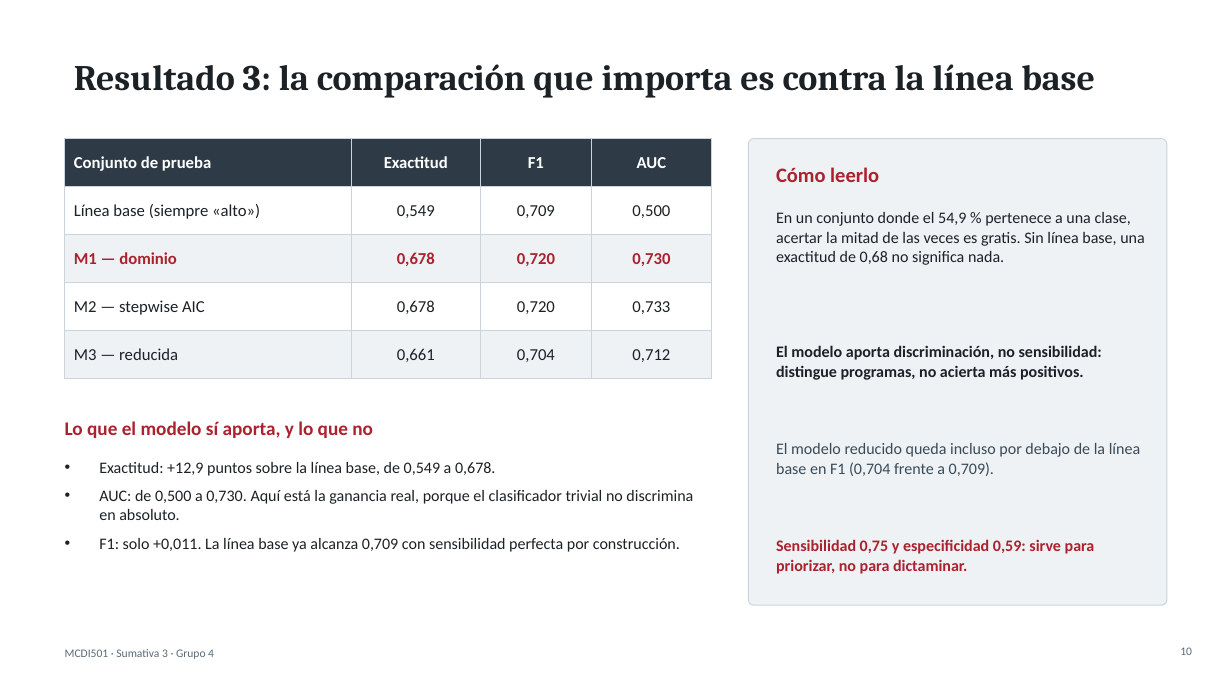
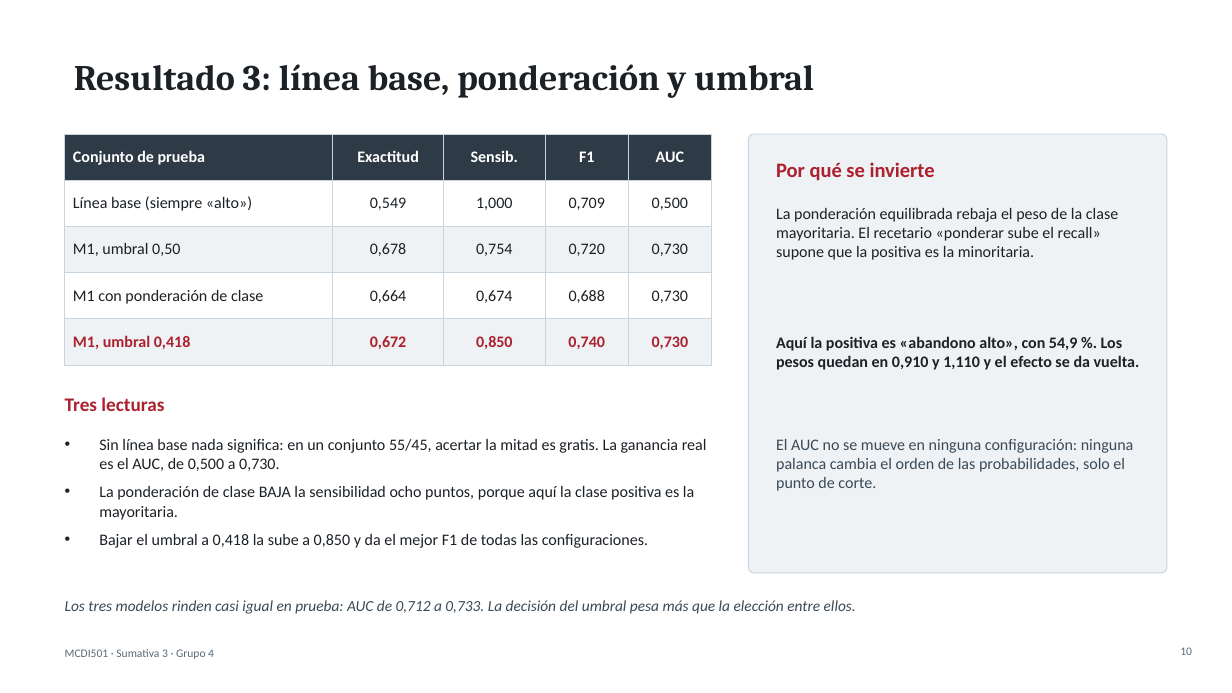
Before and after one commit to santunez75/analisis-desercion, a slide deck: slide 10 of S3/presentacion/Sumativa3_Presentacion_Grupo4.pptx. Drawn at 1232x693 pixels with LibreOffice and Linux fonts; fonts in the diff are those of the drawing. Boxes give left, top, right and bottom in pixels: in the first picture for what was removed or moved away, otherwise in the second. Text is boxed around its words. In the diff, an @@ line names an element or a change of style, - is before the commit and + after.

Commit message:
feat: ponderacion de clase, umbral y momios de los tres modelos
La guia que el profesor envio para la Sumativa 3 detalla seis pasos y lista
cuatro ampliaciones sobre la Formativa 2. Dos quedaban sin cubrir.

Ponderacion de clase. Era la cuarta ampliacion y no estaba. Se incorpora con
pesos inversamente proporcionales a la frecuencia, y el resultado va en
sentido contrario al esperado: la sensibilidad BAJA de 0,754 a 0,674. No es un
fallo de implementacion. La ponderacion equilibrada rebaja el peso de la clase
mayoritaria, y el recetario habitual supone que la clase positiva es la
minoritaria, como en el ejemplo de la guia, donde los morosos eran el 7 %. Aqui
la positiva es abandono alto, con el 54,9 %, de modo que ponderar la castiga.
El AUC no se mueve (0,7301 frente a 0,7300), lo que confirma que ninguna
palanca altera el orden de las probabilidades, solo el punto de corte.

Como el objetivo declarado es mejorar el recall, se anade la palanca que si lo
consigue: el umbral. Con 0,418 la sensibilidad llega a 0,850, pagando 13,1
puntos de especificidad y 3,4 de precision, y obtiene ademas el mejor F1 de
todas las configuraciones (0,740 frente a 0,709 de la linea base). El umbral de
Youden sale en 0,508, practicamente el 0,50 de partida: con las clases casi
parejas no hay un corte oculto que mejore ambas metricas.

Razones de momios de los tres modelos. La guia pide interpretarlas para cada
uno y solo se producian para el de dominio. Se exporta la tabla completa de
cada modelo y se compara el nucleo: las cuatro variables se mantienen
significativas al 0,1 % en los tres y varian poco, desde cinco milesimas en el
tamanio hasta 0,108 en la proporcion de mujeres, que en el modelo reducido
absorbe parte del efecto del area.

Diseno de faltantes. La guia prescribe una o dos variables, entre el 10 y el
15 % y mecanismo MCAR. El cuaderno induce tres mecanismos, asi que ahora se
declara explicitamente cual cumple la prescripcion -edad_promedio, MCAR al
14,9 % con semilla 42- y cuales son extension voluntaria. Se deja constancia
ademas de que la variable respuesta no se imputa ni se usa como predictora de
la imputacion, que es uno de los errores que la guia pide evitar.

El informe se mantiene en diez paginas: se compactan las tablas, sale de el la
figura del diagnostico -cuyas cifras estan en su tabla y en el texto- y se
aprieta el apartado final.

```diff
--- a/S3/presentacion/Sumativa3_Presentacion_Grupo4.pptx
+++ b/S3/presentacion/Sumativa3_Presentacion_Grupo4.pptx
@@ title at bbox=[74, 64, 814, 98]: text changed @@
-Resultado 3: la comparación que importa es contra la línea base
+Resultado 3: línea base, ponderación y umbral
@@ table at bbox=[65, 134, 712, 353] @@
-column 1: Conjunto de prueba | Línea base (siempre «alto») | M1 — dominio | M2 — stepwise AIC | M3 — reducida
-column 2: Exactitud | 0,549 | 0,678 | 0,678 | 0,661
-column 3: F1 | 0,709 | 0,720 | 0,720 | 0,704
-column 4: AUC | 0,500 | 0,730 | 0,733 | 0,712
+column 1: Conjunto de prueba | Línea base (siempre «alto») | M1, umbral 0,50 | M1 con ponderación de clase | M1, umbral 0,418
+column 2: Exactitud | 0,549 | 0,678 | 0,664 | 0,672
+column 3: Sensib. | 1,000 | 0,754 | 0,674 | 0,850
+column 4: F1 | 0,709 | 0,720 | 0,688 | 0,740
+column 5: AUC | 0,500 | 0,730 | 0,730 | 0,730
@@ table: place and size @@
-table at bbox=[65, 139, 712, 366]
+table at bbox=[65, 134, 712, 353]
@@ rounded rectangle: place and size @@
-rounded rectangle at bbox=[749, 139, 1167, 605]
+rounded rectangle at bbox=[749, 134, 1167, 573]
@@ text at bbox=[776, 162, 935, 181]: text changed @@
-Cómo leerlo
+Por qué se invierte
@@ text at bbox=[776, 208, 1118, 260]: text changed @@
-En un conjunto donde el 54,9 % pertenece a una clase, acertar la mitad de las veces es gratis. Sin línea base, una exactitud de 0,68 no significa nada.
+La ponderación equilibrada rebaja el peso de la clase mayoritaria. El recetario «ponderar sube el recall» supone que la positiva es la minoritaria.
@@ text at bbox=[776, 336, 1140, 370]: text changed @@
-El modelo aporta discriminación, no sensibilidad: distingue programas, no acierta más positivos.
+Aquí la positiva es «abandono alto», con 54,9 %. Los pesos quedan en 0,910 y 1,110 y el efecto se da vuelta.
@@ text at bbox=[65, 397, 164, 411]: text changed @@
-Lo que el modelo sí aporta, y lo que no
+Tres lecturas
@@ text at bbox=[99, 439, 707, 548]: text changed @@
-• Exactitud: +12,9 puntos sobre la línea base, de 0,549 a 0,678.
-• AUC: de 0,500 a 0,730. Aquí está la ganancia real, porque el clasificador trivial no discrimina en absoluto.
-• F1: solo +0,011. La línea base ya alcanza 0,709 con sensibilidad perfecta por construcción.
+• Sin línea base nada significa: en un conjunto 55/45, acertar la mitad es gratis. La ganancia real es el AUC, de 0,500 a 0,730.
+• La ponderación de clase BAJA la sensibilidad ocho puntos, porque aquí la clase positiva es la mayoritaria.
+• Bajar el umbral a 0,418 la sube a 0,850 y da el mejor F1 de todas las configuraciones.
@@ text at bbox=[776, 439, 1134, 491]: text changed @@
-El modelo reducido queda incluso por debajo de la línea base en F1 (0,704 frente a 0,709).
+El AUC no se mueve en ninguna configuración: ninguna palanca cambia el orden de las probabilidades, solo el punto de corte.
@@ text at bbox=[65, 600, 856, 614]: text changed; size 12.5 to 12 pt; text colour #AC212E to #3A4A57; bold off; italic on @@
-Sensibilidad 0,75 y especificidad 0,59: sirve para priorizar, no para dictaminar.
+Los tres modelos rinden casi igual en prueba: AUC de 0,712 a 0,733. La decisión del umbral pesa más que la elección entre ellos.
```
Also in this commit, not shown: 8 other files.
